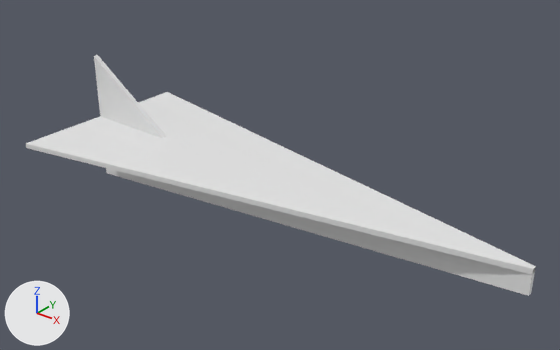
The FBX model Assets/Models/PaperPlane.fbx as it was, and as the next commit left it.
The view is the same before and after, from a 50 mm lens placed at (8.22, -10.17, 7.42), pointed at (0.04, 0.06, 1.08). Arrows for +X, +Y and +Z are at lower left; the lights stay in place.

The first picture shows 'Body', 'LeftWing', 'RightWing', 'Tail'.
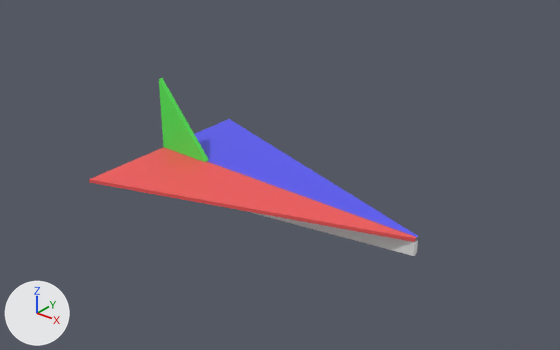
What the commit changed:
Material 'Material.002' (mat_material_002) is new.
Its base color is (0.1, 0.1, 0.9) (blue #5959f3).
Material 'Material.001' (mat_material_001) is new.
Its base color is (0.9, 0.1, 0.1) (red #f35959).
Material 'Material.003' (mat_material_003) is new.
Its base color is (0.1, 0.9, 0.1) (green #59f359).
me_cube_004 has 8 vertices, 6 faces and spans x -1.0..1.0, y -1.0..1.0, z -1.0..1.0.
me_cube_004 now uses material mat_material_002 (blue #5959f3).
me_cube_005 has 8 vertices, 6 faces and spans x -1.0..1.0, y -1.0..1.0, z -1.0..1.0.
me_cube_005 now uses material mat_material_003 (green #59f359).
me_cube_003 has 8 vertices, 6 faces and spans x -1.0..1.0, y -1.0..1.0, z -1.0..1.0.
me_cube_003 now uses material mat_material_001 (red #f35959).
Object 'Body' (ob_body) is rescaled from (5.0, 0.05, 0.7) to (3.0, 0.05, 0.5).
Object 'Tail' (ob_tail) moves from (-0.8, 0.0, 1.998) to (-0.8, 0.0, 2.503).
Object 'Tail' (ob_tail) is rescaled from (0.2, 1.0, 1.0) to (0.2, 0.98, 1.5).

Pixel boxes [x1, y1, x2, y2] of what changed, in the pictures (560 x 350 px):
'RightWing', recoloured, rescaled (35% narrower, 40% shorter)
    before: [26, 116, 534, 274]
    after: [89, 147, 417, 242]
'LeftWing', recoloured, rescaled (44% narrower, 31% shorter)
    before: [138, 92, 536, 268]
    after: [194, 119, 418, 240]
'Body', rescaled
    before: [106, 168, 536, 296]
    after: [247, 211, 418, 256]
'Tail', recoloured, moved, rescaled (30% narrower)
    before: [94, 55, 166, 138]
    after: [159, 78, 209, 162]
